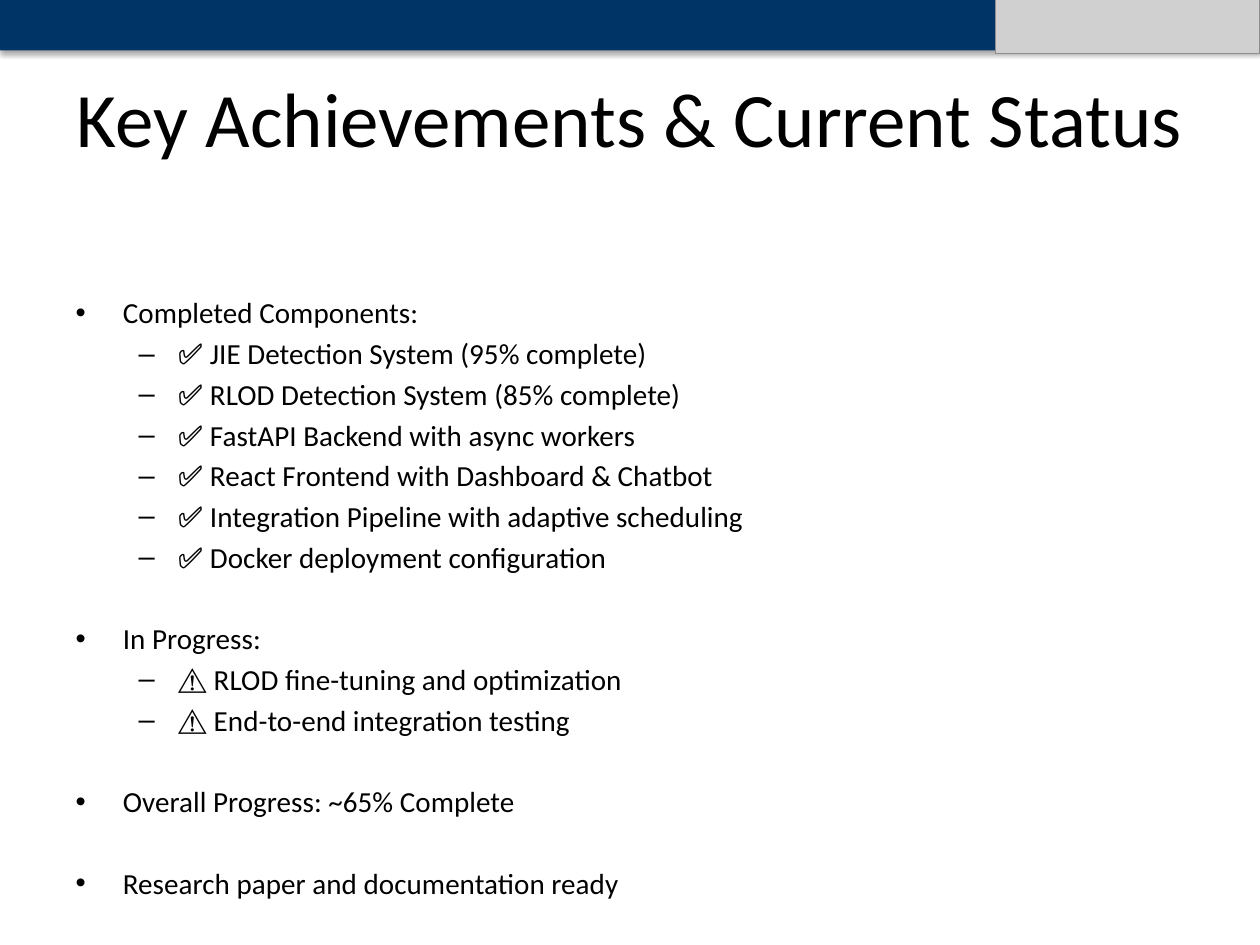
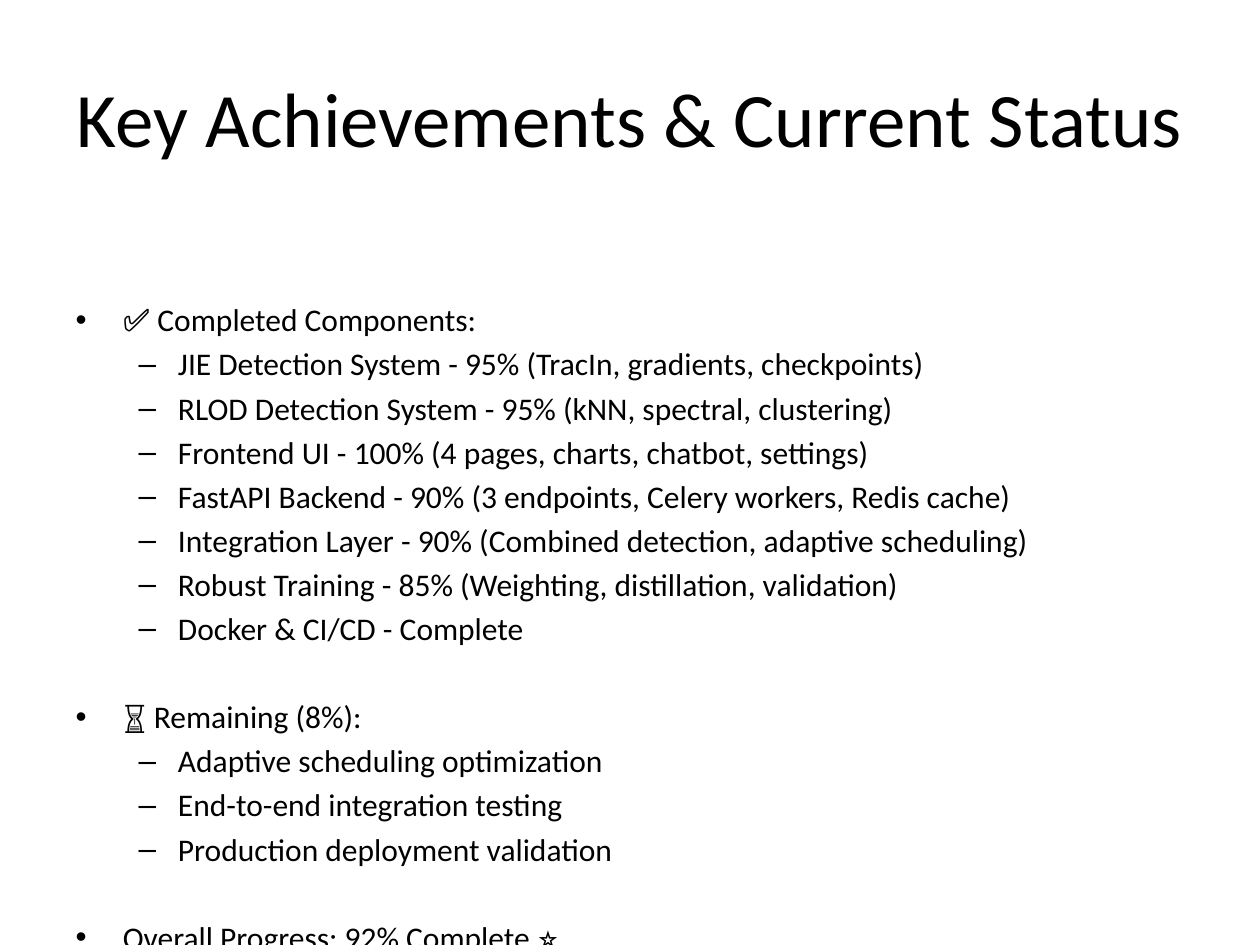
Before and after one commit to Jinendran10/Mini-Project, a slide deck: slide 17 of AI_Data_Poisoning_Mitigation_Presentation.pptx (slide 18 before the commit). Drawn at 1260x945 pixels with LibreOffice and Linux fonts; fonts in the diff are those of the drawing; grey boxes stand for pictures. Boxes give left, top, right and bottom in pixels: in the first picture for what was removed or moved away, otherwise in the second. Text is boxed around its words. In the diff, an @@ line names an element or a change of style, - is before the commit and + after.

Commit message:
chore: checkpoint local changes after sync

```diff
--- a/AI_Data_Poisoning_Mitigation_Presentation.pptx
+++ b/AI_Data_Poisoning_Mitigation_Presentation.pptx
@@ rectangle removed at (x1=0, y1=0, x2=1260, y2=50) @@
@@ picture removed at (x1=995, y1=0, x2=1260, y2=53) @@
@@ text at (x1=154, y1=309, x2=1027, y2=822): text changed; size 16.6 to 18 pt @@
-• Completed Components:
-  – ✅ JIE Detection System (95% complete)
-  – ✅ RLOD Detection System (85% complete)
-  – ✅ FastAPI Backend with async workers
-  – ✅ React Frontend with Dashboard & Chatbot
-  – ✅ Integration Pipeline with adaptive scheduling
-  – ✅ Docker deployment configuration
-• In Progress:
-  – ⚠ RLOD fine-tuning and optimization
-  – ⚠ End-to-end integration testing
-• Overall Progress: ~65% Complete
-• Research paper and documentation ready
+• ✅ Completed Components:
+  – JIE Detection System - 95% (TracIn, gradients, checkpoints)
+  – RLOD Detection System - 95% (kNN, spectral, clustering)
+  – Frontend UI - 100% (4 pages, charts, chatbot, settings)
+  – FastAPI Backend - 90% (3 endpoints, Celery workers, Redis cache)
+  – Integration Layer - 90% (Combined detection, adaptive scheduling)
+  – Robust Training - 85% (Weighting, distillation, validation)
+  – Docker & CI/CD - Complete
+• ⏳ Remaining (8%):
+  – Adaptive scheduling optimization
+  – End-to-end integration testing
+  – Production deployment validation
+• Overall Progress: 92% Complete ⭐
```
Also in this commit, not shown: 16 other slides changed, 1 slide added, 2 slides removed, 5 other files.
